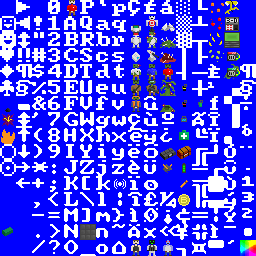
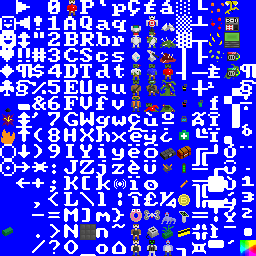
Layer changes from the first 256x256 image to the second:
added layer "NO-LEGGER" above "cardkey" over [144, 103, 159, 112]
added layer "cardkey" above "terminal" over [178, 228, 190, 237]
added layer "terminal" above "race companions" over [179, 211, 189, 223]
added layer "race companions" above "Layer 6" over [130, 209, 176, 240]
added layer "Layer 6" above "Layer 0" over [162, 230, 173, 239]
painted on "Layer 0" over [128, 96, 190, 240]
